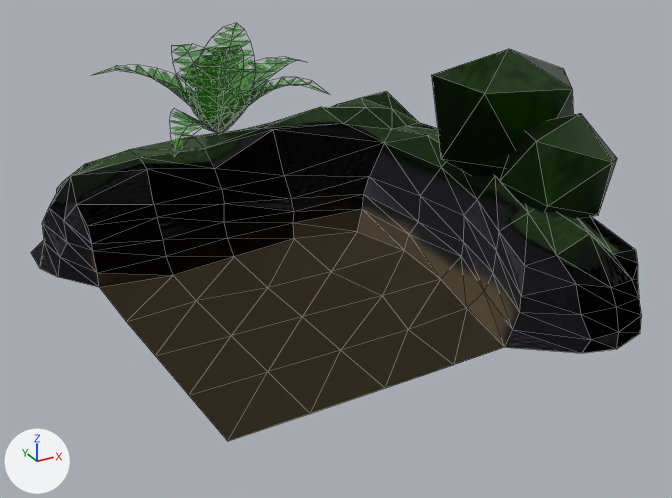
Before and after pictures for a commit that changed the glTF model assets/models/ground.gltf.
Rendered twice from a camera (50 mm lens) standing at (-15.9, -27.7, 12.4) and looking at (-1.2, -0.9, -1.0). Arrows for +X, +Y and +Z are at lower left; the lights stay in place. Mesh edges are drawn as thin lines. Where no turn or scale is listed for an object, it has been applied to the vertices. Vertices at the same position are counted once.

The first picture shows 'Bush', 'Fern1', 'Fern2', 'Ground'.
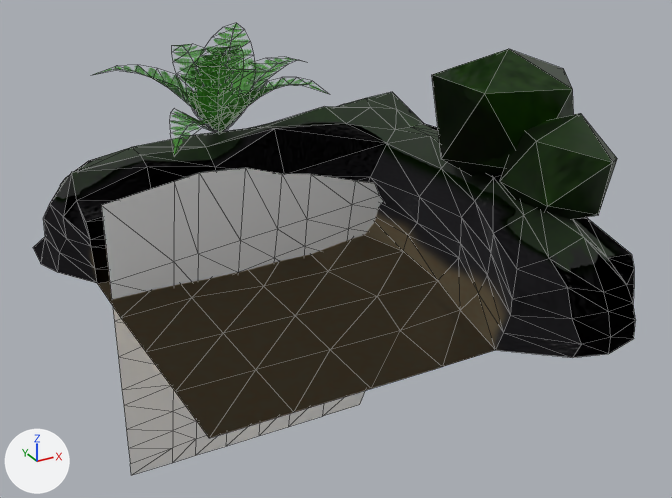
Diff of the bpy script that builds the scene:
```diff
--- a/assets/models/ground.gltf.py
+++ b/assets/models/ground.gltf.py
@@ me_cube_001 @@
 me_cube_001.from_pydata(...)  # 209 vertices, 384 faces; spans x -12.5..4.9, y -12.4..5.9, z -1.2..3.4
 # used by ob_ground; location = (1.8, 1.96, -0.58)
+# me_cube_001 part 1: the whole mesh is turned -2.2 degrees about the z axis through the mesh origin
 me_cube_001.materials.append(mat_material_002)
@@ me_plane_002 @@
+me_plane_002.from_pydata(...)  # 80 vertices, 126 faces; spans x -9.14..2.0, y 0.1, z -8.65..2.34
@@ ob_water @@
+ob_water = bpy.data.objects.new('Water', me_plane_002)
+ob_water.location = (0.0, 0.0, 0.0)
```

Boxes [x1, y1, x2, y2] around the edits, measured in the pictures (672 x 498 px):
'Ground', mesh turned
    before: [31, 92, 642, 441]
    after: [33, 92, 636, 438]
'Water', added
    after: [101, 168, 383, 475]
